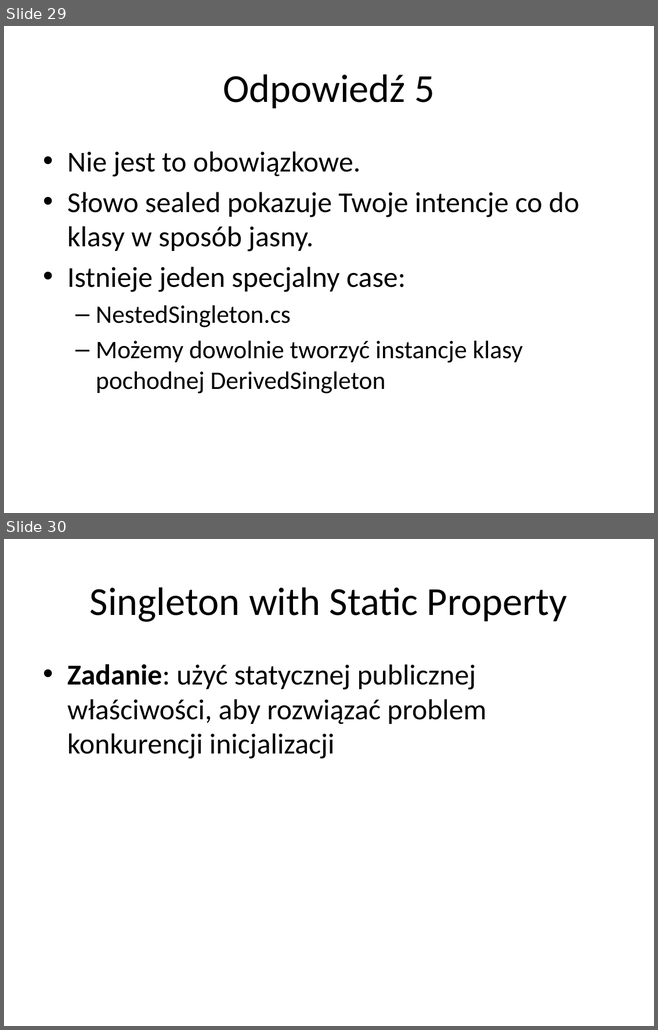
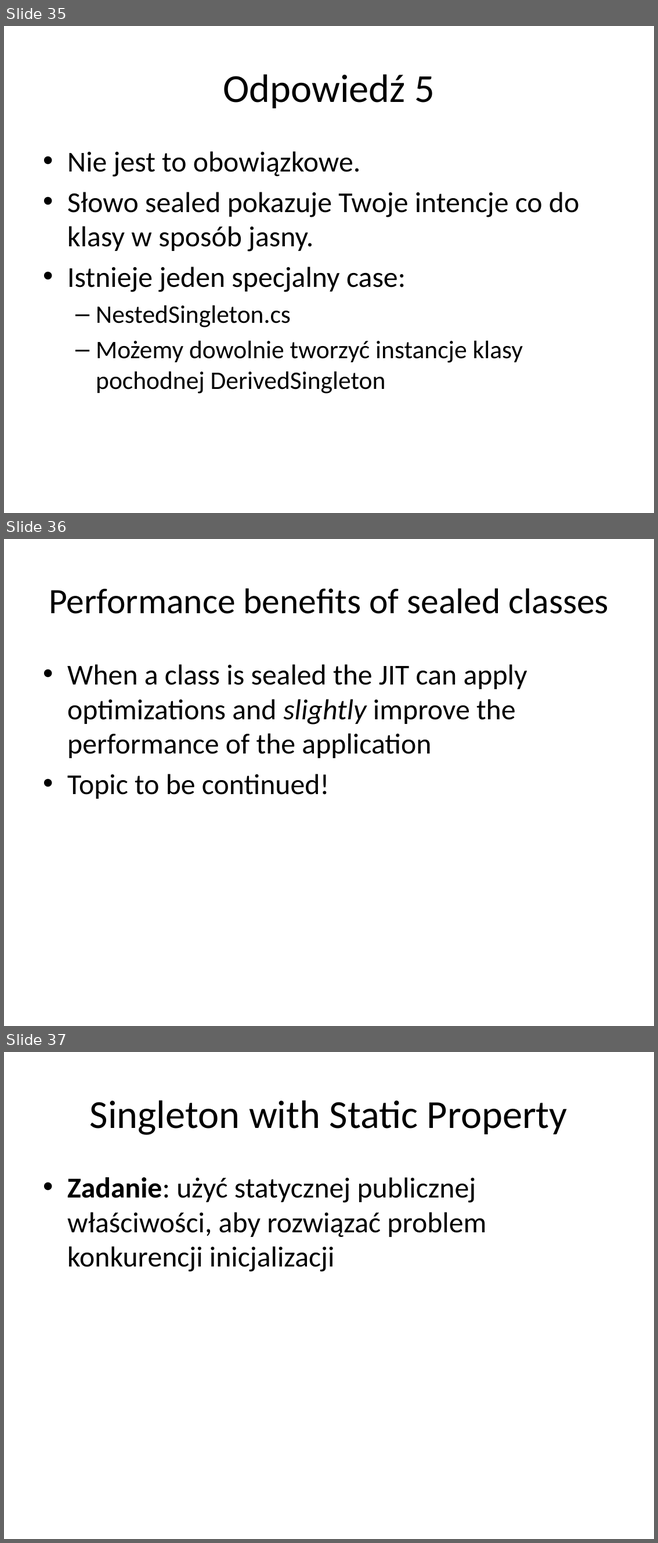
Before and after one commit to vantale/SOLID.DesignPatterns, a slide deck: SOLID.DesignPatterns/Singleton/Singleton - Presentation.pptx. Shown one above the other, each under a label of ours: slides 29 and 30 before the commit, slides 35, 36 and 37 after it. The pictures are 658x1030 and 658x1543 pixels, drawn with LibreOffice and Linux fonts; fonts in the diff are those of the drawing. Boxes give left, top, right and bottom in pixels: in the first picture for what was removed or moved away, otherwise in the second. Text is boxed around its words. In the diff, an @@ line names an element or a change of style, - is before the commit and + after.

```diff
--- a/SOLID.DesignPatterns/Singleton/Singleton - Presentation.pptx
+++ b/SOLID.DesignPatterns/Singleton/Singleton - Presentation.pptx
@@ slide 36 added at [4, 539, 654, 1026], background #FFFFFF @@
@@ title added at [49, 588, 608, 614], 39.6 pt, text #000000 @@
+Performance benefits of sealed classes
@@ text added at [67, 664, 527, 799], 32 pt, text #000000 @@
+• When a class is sealed the JIT can apply optimizations and slightly improve the performance of the application
+• Topic to be continued!
@@ what was slide 29 is now slide 35 @@
@@ what was slide 30 is now slide 37 @@
```
Also in this commit, not shown: 7 other slides added.
